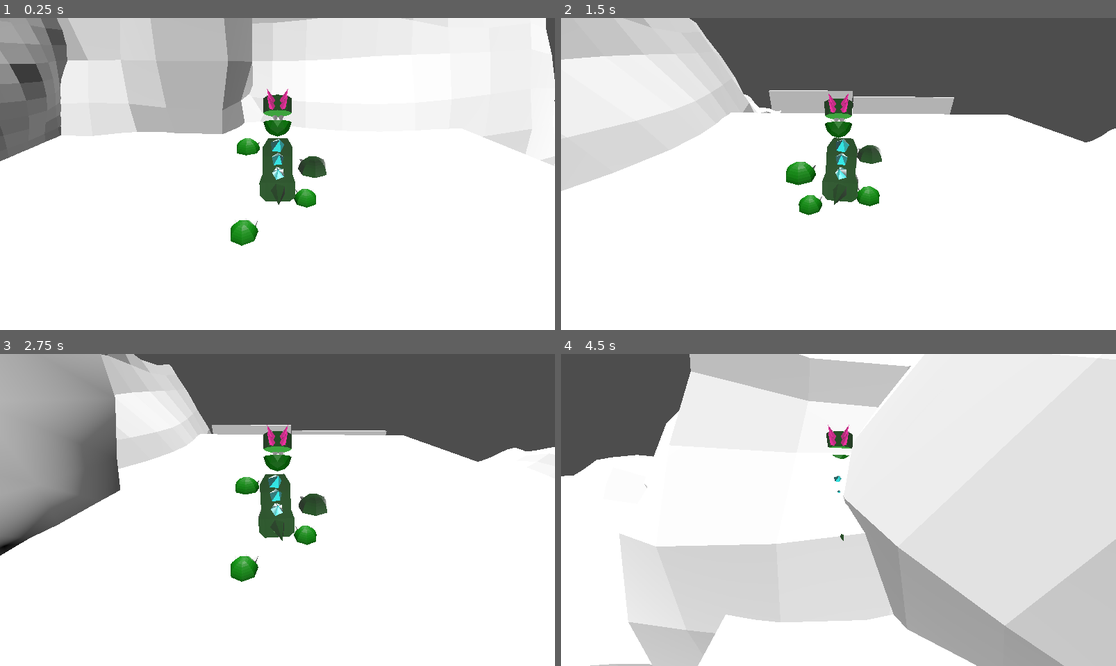
Above: before the commit, frames 1-4 (two rows, left to right).
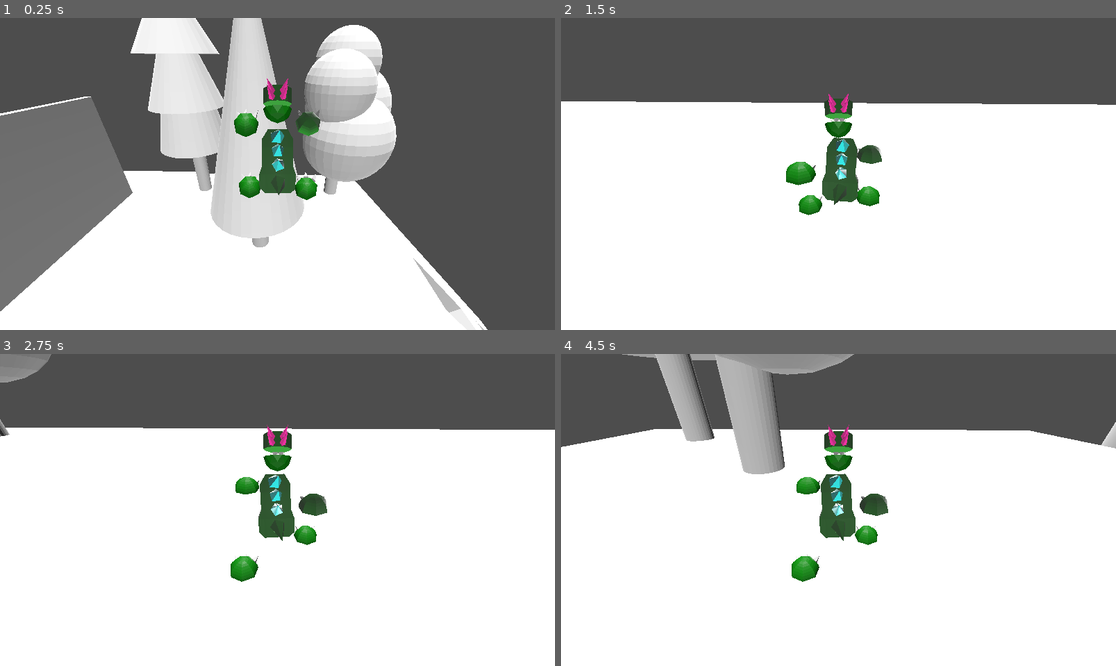
Above: after the commit, the same moments.

Repository: bazylevnik0/dinokid
Game: Godot game, scene res://homeisland.tscn
Same seed, same stepped clock (60 frames per second), same inputs: the game is played once before the commit and once after it. This scene is started directly instead of the project's main scene.
Inputs:
- Up to frame 1 (0.25 s): no input
- Up to frame 2 (1.5 s): hold Right (move_right) 0.53-1.28 s; tap Z (key_a) at 0.6 s; tap Space (jump) at 0.77 s; hold Down (move_backward) from 1.28 s (still down); tap X (key_b) at 1.35 s
- Up to frame 3 (2.75 s): tap Space (jump) at 1.52 s; release Down (move_backward) at 2.03 s; hold Right (move_right) from 2.03 s (still down); tap Z (key_a) at 2.1 s
- Up to frame 4 (4.5 s): tap Enter at 2.75 s; release Right (move_right) at 2.78 s; hold Up (move_forward) 2.78-3.53 s; tap X (key_b) at 2.85, 4.35 s; tap Space (jump) at 3.02, 3.77 s; hold Left (move_left) from 3.53 s (still down); tap Z (key_a) at 3.6 s

The runs differ from the first frame. In frame 1, 65% of the frame differs, in the area x 0-100%, y 0-100%; in frame 2, 16%; in frame 3, 18%; in frame 4, 62%.
Error in both runs: Attempt to call function 'play' in base 'null instance' on a null instance. (res://Player.gd:18)

Commit message:
add fall collision boxes to homeisland

Diff:
--- a/homeisland.tscn
+++ b/homeisland.tscn
@@ -18,10 +18,49 @@
 [sub_resource type="BoxShape3D" id="BoxShape3D_6uo28"]
 size = Vector3(0.52861, 0.640366, 0.83136)
 
+[sub_resource type="BoxShape3D" id="BoxShape3D_w415f"]
+size = Vector3(6.61166, 3.8833, 1)
+
+[sub_resource type="BoxShape3D" id="BoxShape3D_16hbb"]
+size = Vector3(1.74518, 1.43848, 0.928711)
+
+[sub_resource type="BoxShape3D" id="BoxShape3D_re66d"]
+size = Vector3(1.39453, 1.7373, 0.899292)
+
+[sub_resource type="BoxShape3D" id="BoxShape3D_mwhlw"]
+size = Vector3(1.82617, 1.12595, 1)
+
+[sub_resource type="BoxShape3D" id="BoxShape3D_gi7qr"]
+size = Vector3(0.829102, 1.81403, 1)
+
+[sub_resource type="BoxShape3D" id="BoxShape3D_5aggh"]
+size = Vector3(2.14478, 1.14539, 0.934082)
+
+[sub_resource type="BoxShape3D" id="BoxShape3D_nf1kc"]
+size = Vector3(1.74762, 1.66824, 1)
+
+[sub_resource type="BoxShape3D" id="BoxShape3D_ympvu"]
+size = Vector3(1, 5.77762, 1)
+
+[sub_resource type="BoxShape3D" id="BoxShape3D_i71h3"]
+size = Vector3(1.86536, 1.27686, 0.95459)
+
+[sub_resource type="BoxShape3D" id="BoxShape3D_sxuqk"]
+size = Vector3(1.79443, 5.39236, 0.74469)
+
+[sub_resource type="BoxShape3D" id="BoxShape3D_8ojj8"]
+size = Vector3(0.859436, 0.542969, 0.431152)
+
+[sub_resource type="BoxShape3D" id="BoxShape3D_pf1td"]
+size = Vector3(1, 0.766602, 1)
+
+[sub_resource type="BoxShape3D" id="BoxShape3D_ny0yw"]
+size = Vector3(2.12912, 3.43039, 1)
+
 [node name="Node3D" type="Node3D"]
 
 [node name="Dino" parent="." instance=ExtResource("1_on506")]
-transform = Transform3D(0.0249884, 0, 0.000763027, 0, 0.025, 0, -0.000763027, 0, 0.0249884, -0.0529699, 0.123451, -0.0712935)
+transform = Transform3D(0.0249884, 0, 0.000763027, 0, 0.025, 0, -0.000763027, 0, 0.0249884, -0.0529699, 0.123451, -12.4805)
 
 [node name="Light" type="DirectionalLight3D" parent="."]
 transform = Transform3D(1, 0, 0, 0, -0.0844257, 0.99643, 0, -0.99643, -0.0844257, 0, 7.01912, 0)
@@ -82,3 +121,87 @@
 [node name="River6" type="CollisionShape3D" parent="Light/StaticBody3D"]
 transform = Transform3D(1, 0, 0, 0, 0.994702, -0.102953, 0, 0.102957, 0.994701, -2.57658, 7.65766, -9.06027)
 shape = SubResource("BoxShape3D_6uo28")
+
+[node name="River7" type="CollisionShape3D" parent="Light/StaticBody3D"]
+transform = Transform3D(1, 0, 0, 0, 0.994702, -0.102953, 0, 0.102957, 0.994701, -2.57658, 9.12725, -8.93575)
+shape = SubResource("BoxShape3D_6uo28")
+
+[node name="River8" type="CollisionShape3D" parent="Light/StaticBody3D"]
+transform = Transform3D(1, 0, 0, 0, 0.994702, -0.102953, 0, 0.102957, 0.994701, -1.52795, 9.12725, -8.93575)
+shape = SubResource("BoxShape3D_6uo28")
+
+[node name="River9" type="CollisionShape3D" parent="Light/StaticBody3D"]
+transform = Transform3D(1, 0, 0, 0, 0.994702, -0.102953, 0, 0.102957, 0.994701, -0.356704, 9.12726, -8.93575)
+shape = SubResource("BoxShape3D_6uo28")
+
+[node name="River10" type="CollisionShape3D" parent="Light/StaticBody3D"]
+transform = Transform3D(1, 0, 0, 0, 0.994702, -0.102953, 0, 0.102957, 0.994701, 0.80243, 9.12726, -8.93575)
+shape = SubResource("BoxShape3D_6uo28")
+
+[node name="River11" type="CollisionShape3D" parent="Light/StaticBody3D"]
+transform = Transform3D(1, 0, 0, 0, 0.994702, -0.102953, 0, 0.102957, 0.994701, 1.89271, 9.12726, -8.93575)
+shape = SubResource("BoxShape3D_6uo28")
+
+[node name="River12" type="CollisionShape3D" parent="Light/StaticBody3D"]
+transform = Transform3D(1, 0, 0, 0, 0.994702, -0.102953, 0, 0.102957, 0.994701, 3.04377, 9.12726, -8.93575)
+shape = SubResource("BoxShape3D_6uo28")
+
+[node name="River13" type="CollisionShape3D" parent="Light/StaticBody3D"]
+transform = Transform3D(1, 0, 0, 0, 0.994702, -0.102953, 0, 0.102957, 0.994701, 3.04377, 10.0399, -8.85843)
+shape = SubResource("BoxShape3D_6uo28")
+
+[node name="River14" type="CollisionShape3D" parent="Light/StaticBody3D"]
+transform = Transform3D(1, 0, 0, 0, 0.994702, -0.102953, 0, 0.102957, 0.994701, 1.90417, 10.0399, -8.85843)
+shape = SubResource("BoxShape3D_6uo28")
+
+[node name="Main4" type="CollisionShape3D" parent="Light/StaticBody3D"]
+transform = Transform3D(1, 0, 0, 0, 0.996521, -0.0833475, 0, 0.0833475, 0.996521, 0.221786, 12.633, -8.80891)
+shape = SubResource("BoxShape3D_w415f")
+
+[node name="Fall12" type="CollisionShape3D" parent="Light/StaticBody3D"]
+transform = Transform3D(1, 0, 0, 0, 0.778586, 0.627546, 0, -0.627544, 0.778586, -1.33735, 19.0362, -12.7514)
+shape = SubResource("BoxShape3D_16hbb")
+
+[node name="Fall11" type="CollisionShape3D" parent="Light/StaticBody3D"]
+transform = Transform3D(1, 0, 0, 0, 0.778586, 0.627546, 0, -0.627544, 0.778586, 0.217119, 18.8878, -12.5861)
+shape = SubResource("BoxShape3D_re66d")
+
+[node name="Fall10" type="CollisionShape3D" parent="Light/StaticBody3D"]
+transform = Transform3D(1, 0, 0, 0, 0.778586, 0.627546, 0, -0.627544, 0.778586, 1.79337, 19.2064, -12.7782)
+shape = SubResource("BoxShape3D_mwhlw")
+
+[node name="Fall9" type="CollisionShape3D" parent="Light/StaticBody3D"]
+transform = Transform3D(1, 0, 0, 0, 0.778586, 0.627546, 0, -0.627544, 0.778586, 3.13146, 18.9674, -12.5855)
+shape = SubResource("BoxShape3D_gi7qr")
+
+[node name="Fall8" type="CollisionShape3D" parent="Light/StaticBody3D"]
+transform = Transform3D(1, 0, 0, 0, 0.778586, 0.627546, 0, -0.627544, 0.778586, 0.571508, 17.8376, -11.6749)
+shape = SubResource("BoxShape3D_5aggh")
+
+[node name="Fall7" type="CollisionShape3D" parent="Light/StaticBody3D"]
+transform = Transform3D(1, 0, 0, 0, 0.778586, 0.627546, 0, -0.627544, 0.778586, -1.27745, 17.3379, -11.2734)
+shape = SubResource("BoxShape3D_nf1kc")
+
+[node name="Fall6" type="CollisionShape3D" parent="Light/StaticBody3D"]
+transform = Transform3D(1, 0, 0, 0, 0.778586, 0.627546, 0, -0.627544, 0.778586, -2.59712, 17.4073, -11.2097)
+shape = SubResource("BoxShape3D_ympvu")
+
+[node name="Fall5" type="CollisionShape3D" parent="Light/StaticBody3D"]
+transform = Transform3D(1, 0, 0, 0, 0.778583, 0.627542, 0, -0.627542, 0.778583, -2.19496, 14.6997, -8.94492)
+shape = SubResource("BoxShape3D_i71h3")
+
+[node name="Fall4" type="CollisionShape3D" parent="Light/StaticBody3D"]
+transform = Transform3D(1, 0, 0, 0, 0.771636, 0.636065, 0, -0.636065, 0.771636, 2.57339, 16.3889, -10.1487)
+shape = SubResource("BoxShape3D_sxuqk")
+
+[node name="Fall3" type="CollisionShape3D" parent="Light/StaticBody3D"]
+transform = Transform3D(1, 0, 0, 0, 0.771636, 0.636065, 0, -0.636065, 0.771636, 1.24854, 14.6169, -8.52261)
+shape = SubResource("BoxShape3D_8ojj8")
+
+[node name="Fall2" type="CollisionShape3D" parent="Light/StaticBody3D"]
+transform = Transform3D(1, 0, 0, 0, 0.771636, 0.636065, 0, -0.636065, 0.771636, 1.19277, 16.5013, -10.5505)
+shape = SubResource("BoxShape3D_pf1td")
+
+[node name="Fall1" type="CollisionShape3D" parent="Light/StaticBody3D"]
+transform = Transform3D(1, 0, 0, 0, 0.771636, 0.636065, 0, -0.636065, 0.771636, -0.197388, 15.5284, -9.63507)
+shape = SubResource("BoxShape3D_ny0yw")
Binary file changed: homeisland.glb
Not shown: 1 places in homeisland.tscn that only renumber resources
Not shown, changed: homeisland.blend
Not shown, changed: homeisland.blend1
